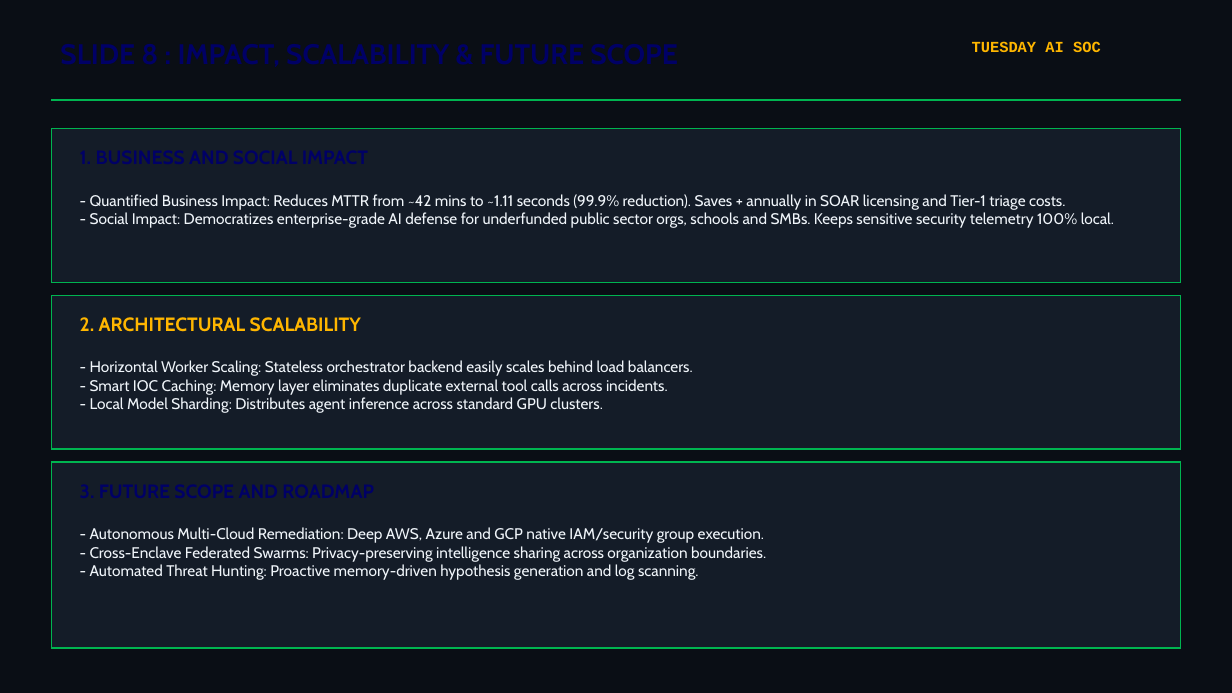
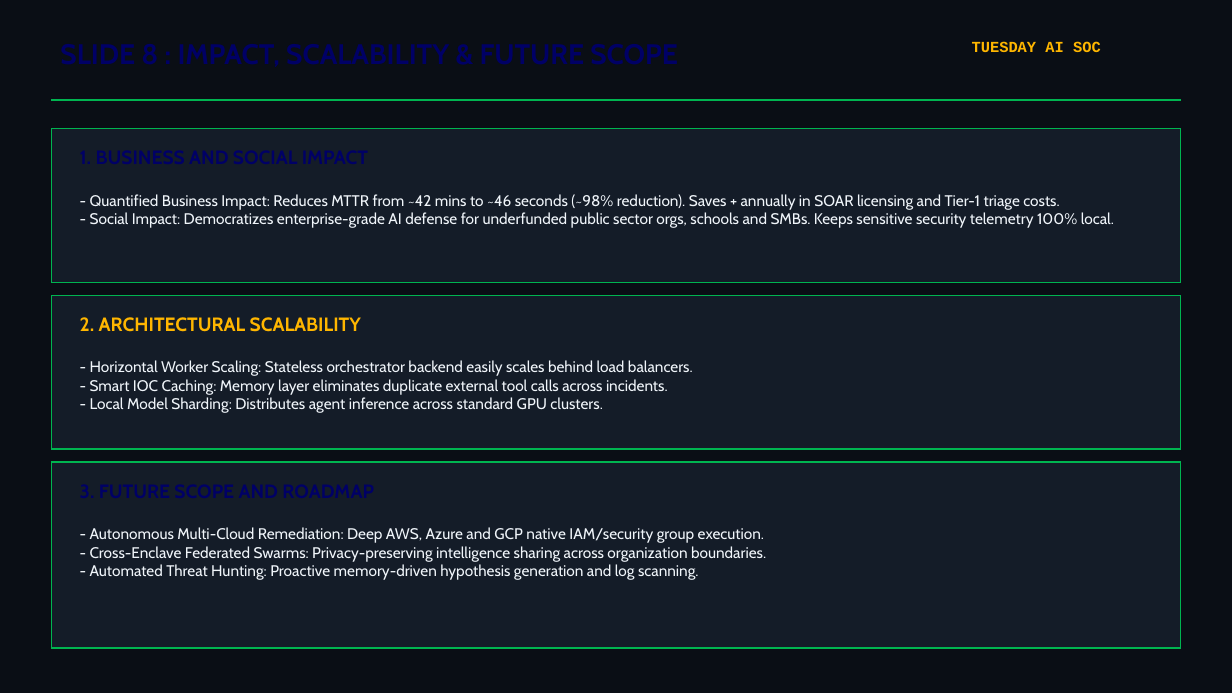
Before and after one commit to aaronaji007/T.U.E.S.D.A.Y., a slide deck: slide 8 of TUESDAY_Round2_Presentation.pptx. Drawn at 1232x693 pixels with LibreOffice and Linux fonts; fonts in the diff are those of the drawing. Boxes give left, top, right and bottom in pixels: in the first picture for what was removed or moved away, otherwise in the second. Text is boxed around its words. In the diff, an @@ line names an element or a change of style, - is before the commit and + after.

```diff
--- a/TUESDAY_Round2_Presentation.pptx
+++ b/TUESDAY_Round2_Presentation.pptx
@@ text at (90,194,1114,228): text changed @@
-- Quantified Business Impact: Reduces MTTR from ~42 mins to ~1.11 seconds (99.9% reduction). Saves + annually in SOAR licensing and Tier-1 triage costs.
-- Social Impact: Democratizes enterprise-grade AI defense for underfunded public sector orgs, schools and SMBs. Keeps sensitive security telemetry 100% local.
+- Quantified Business Impact: Reduces MTTR from ~42 mins to ~46 seconds (~98% reduction). Saves + annually in SOAR licensing and Tier-1 triage costs.
+- Social Impact: Democratizes enterprise-grade AI defense for underfunded public sector orgs, schools and SMBs. Keeps sensitive security telemetry 100% local.
```
Also in this commit, not shown: 1 other slide changed, 7 other files.
